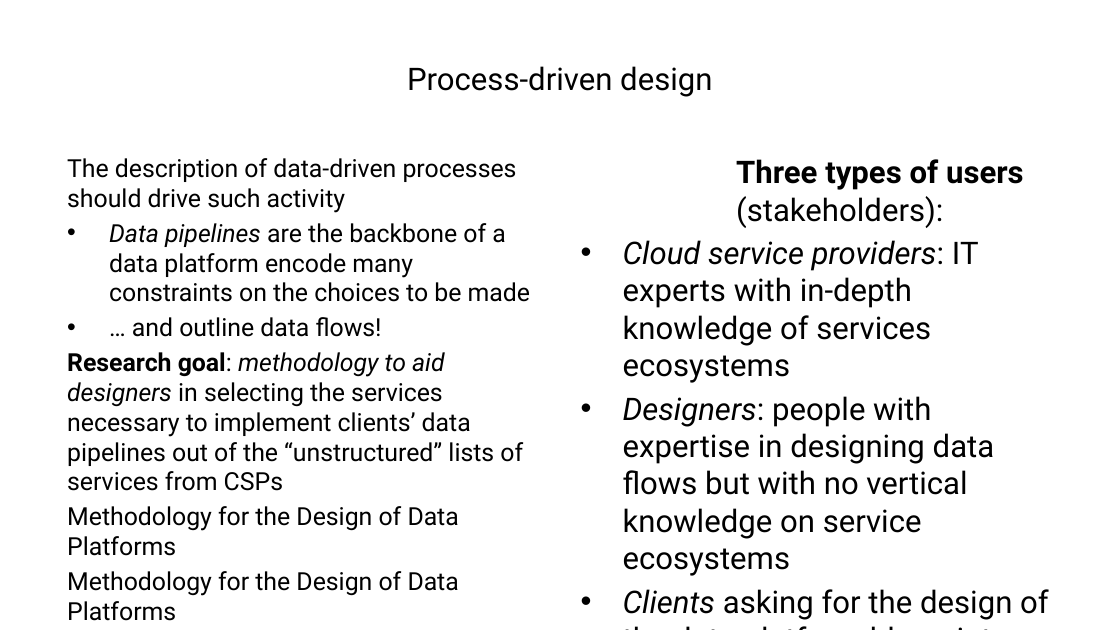
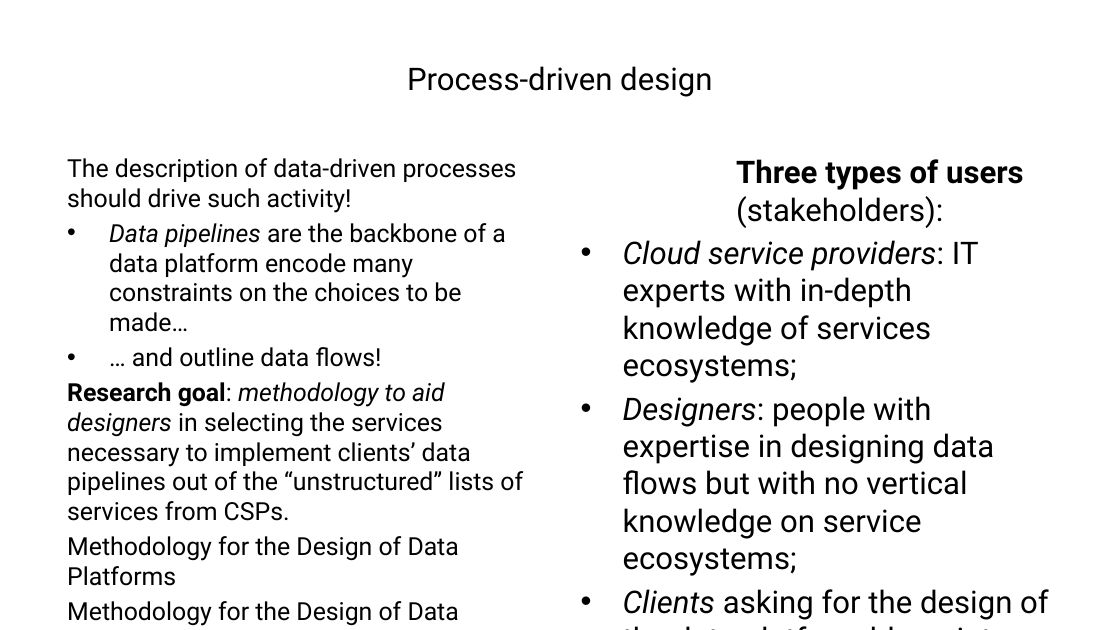
Before and after one commit to ManuelePasini/slides-markdown, a slide deck: slide 7 of dolap_2024_slides.pptx. Drawn at 1120x630 pixels with LibreOffice and Linux fonts; fonts in the diff are those of the drawing. Boxes give left, top, right and bottom in pixels: in the first picture for what was removed or moved away, otherwise in the second. Text is boxed around its words. In the diff, an @@ line names an element or a change of style, - is before the commit and + after.

```diff
--- a/dolap_2024_slides.pptx
+++ b/dolap_2024_slides.pptx
@@ text at [67, 158, 517, 332]: text changed @@
-The description of data-driven processes should drive such activity
-• Data pipelines are the backbone of a data platform encode many constraints on the choices to be made
+The description of data-driven processes should drive such activity!
+• Data pipelines are the backbone of a data platform encode many constraints on the choices to be made…
@@ text at [623, 240, 1049, 620]: text changed @@
-• Cloud service providers: IT experts with in-depth knowledge of services ecosystems
-• Designers: people with expertise in designing data flows but with no vertical knowledge on service ecosystems
-• Clients asking for the design of the data platform blueprint
+• Cloud service providers: IT experts with in-depth knowledge of services ecosystems;
+• Designers: people with expertise in designing data flows but with no vertical knowledge on service ecosystems;
+• Clients asking for the design of the data platform blueprint.
@@ text at [67, 382, 523, 521]: text changed @@
-Research goal: methodology to aid designers in selecting the services necessary to implement clients’ data pipelines out of the “unstructured” lists of services from CSPs
+Research goal: methodology to aid designers in selecting the services necessary to implement clients’ data pipelines out of the “unstructured” lists of services from CSPs.
```
Also in this commit, not shown: 11 other slides changed, 2 other files.
